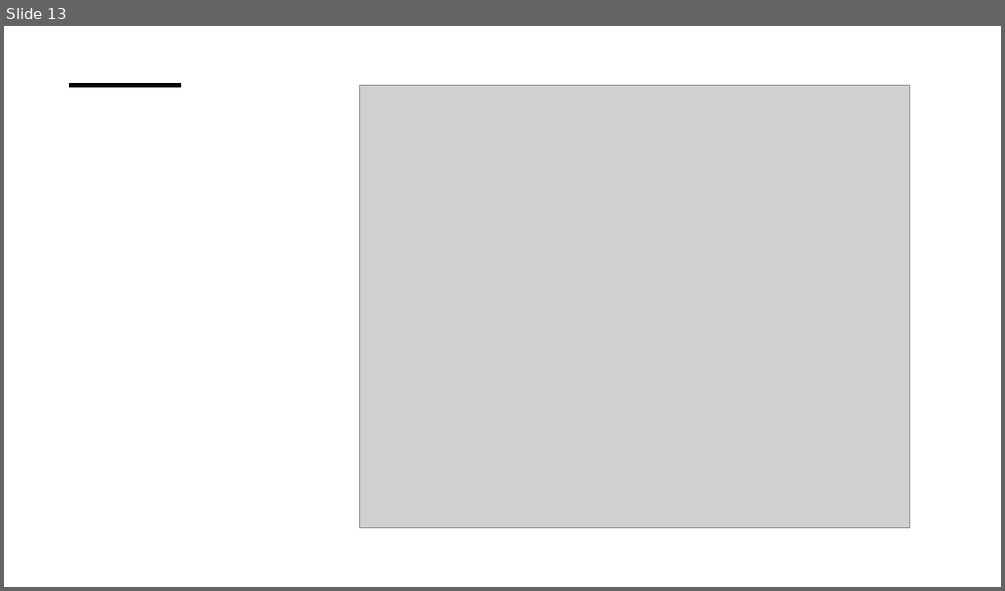
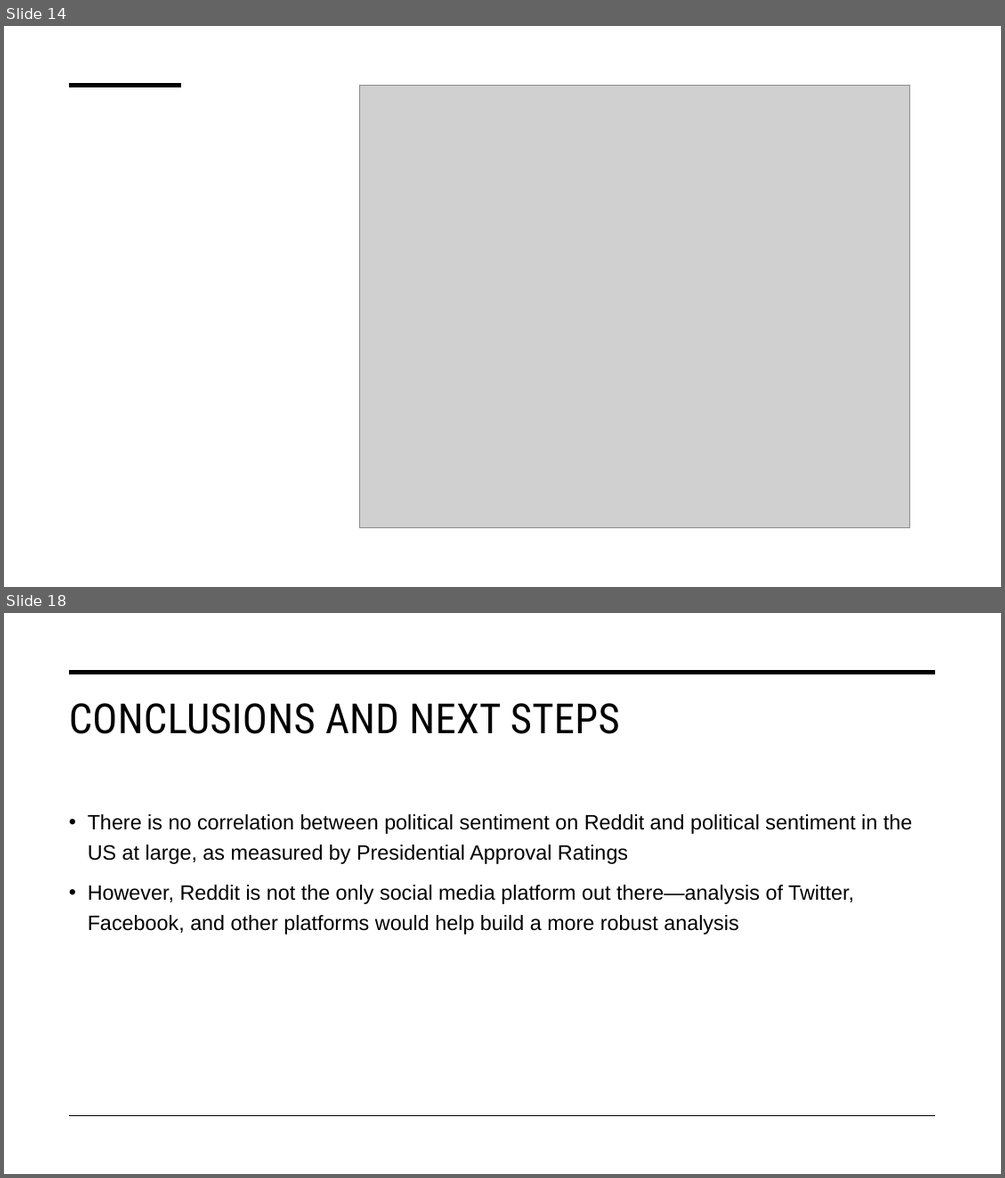
Before and after one commit to zelda4669/presidential-approval, a slide deck: Political Sentiment and Social Media.pptx. Shown one above the other, each under a label of ours: slide 13 before the commit, slides 14 and 18 after it; the slides between them are not shown. The pictures are 1005x591 and 1005x1178 pixels, drawn with LibreOffice and Linux fonts; fonts in the diff are those of the drawing; grey boxes stand for pictures. Boxes give left, top, right and bottom in pixels: in the first picture for what was removed or moved away, otherwise in the second. Text is boxed around its words. In the diff, an @@ line names an element or a change of style, - is before the commit and + after.

```diff
--- a/Political Sentiment and Social Media.pptx
+++ b/Political Sentiment and Social Media.pptx
@@ slide 18 added at (4, 613, 1001, 1174), background #FFFFFF @@
@@ line added from (70, 672) to (936, 672), #000000 3.5 pt @@
@@ title added at (69, 703, 620, 734), 40 pt, text #000000 @@
+CONCLUSIONS AND NEXT STEPS
@@ text added at (88, 814, 912, 934), 20 pt, text #000000 @@
+• There is no correlation between political sentiment on Reddit and political sentiment in the US at large, as measured by Presidential Approval Ratings
+• However, Reddit is not the only social media platform out there—analysis of Twitter, Facebook, and other platforms would help build a more robust analysis
@@ line added from (70, 1116) to (936, 1116), #000000 1 pt @@
@@ what was slide 13 is now slide 14 @@
```
Also in this commit, not shown: 1 slide changed, 5 other slides added, 1 slide removed, 2 other files.
